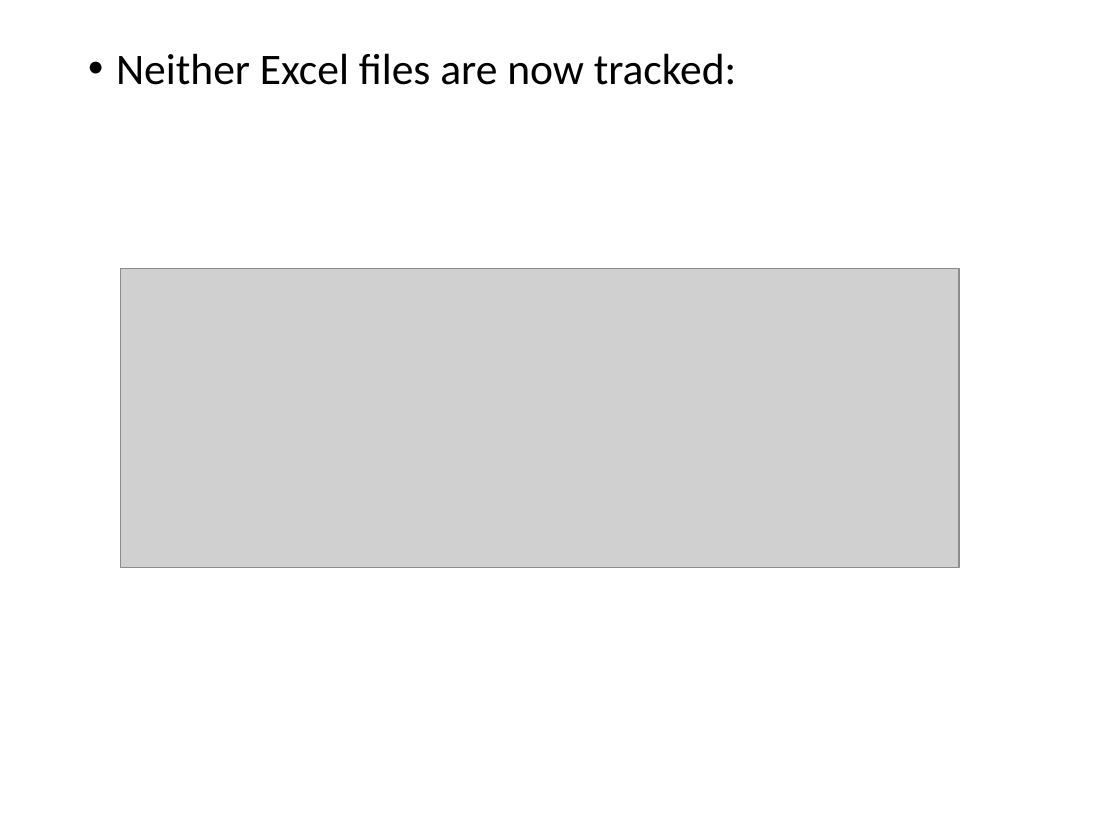
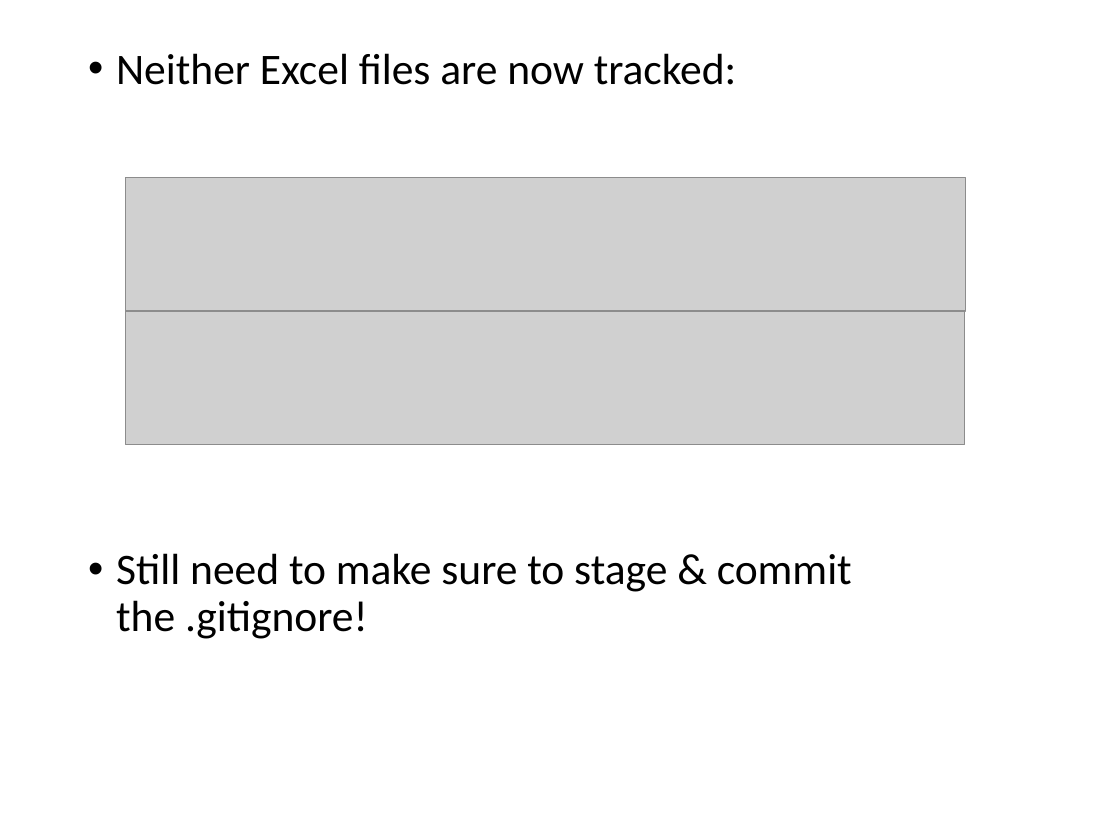
Before and after one commit to WINSTATS-REU/Materials, a slide deck: slide 25 of GitMaterials/3-RemoteRepos.pptx (slide 23 before the commit). Drawn at 1120x840 pixels with LibreOffice and Linux fonts; fonts in the diff are those of the drawing; grey boxes stand for pictures. Boxes give left, top, right and bottom in pixels: in the first picture for what was removed or moved away, otherwise in the second. Text is boxed around its words. In the diff, an @@ line names an element or a change of style, - is before the commit and + after.

```diff
--- a/GitMaterials/3-RemoteRepos.pptx
+++ b/GitMaterials/3-RemoteRepos.pptx
@@ picture added at (125,178,965,311) @@
@@ picture: place and size @@
-picture at (121,269,960,567)
+picture at (125,311,964,445)
@@ text at (116,553,852,639): paragraph added @@
+• Still need to make sure to stage & commit the .gitignore!
```
Also in this commit, not shown: 4 other slides changed, 3 slides added, 1 slide removed, 1 other file.
